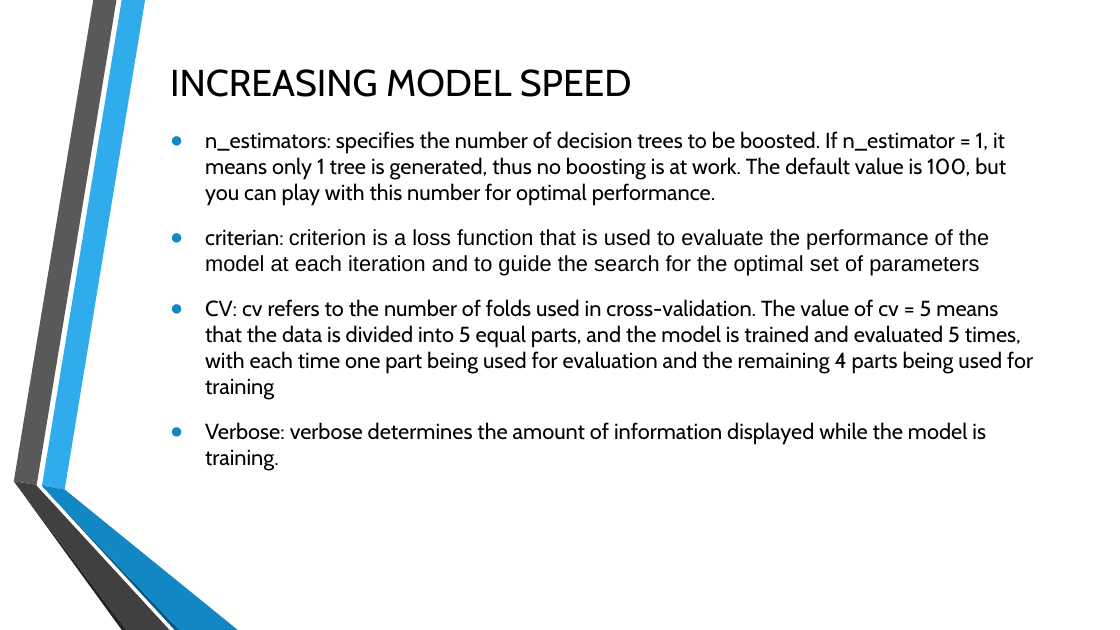
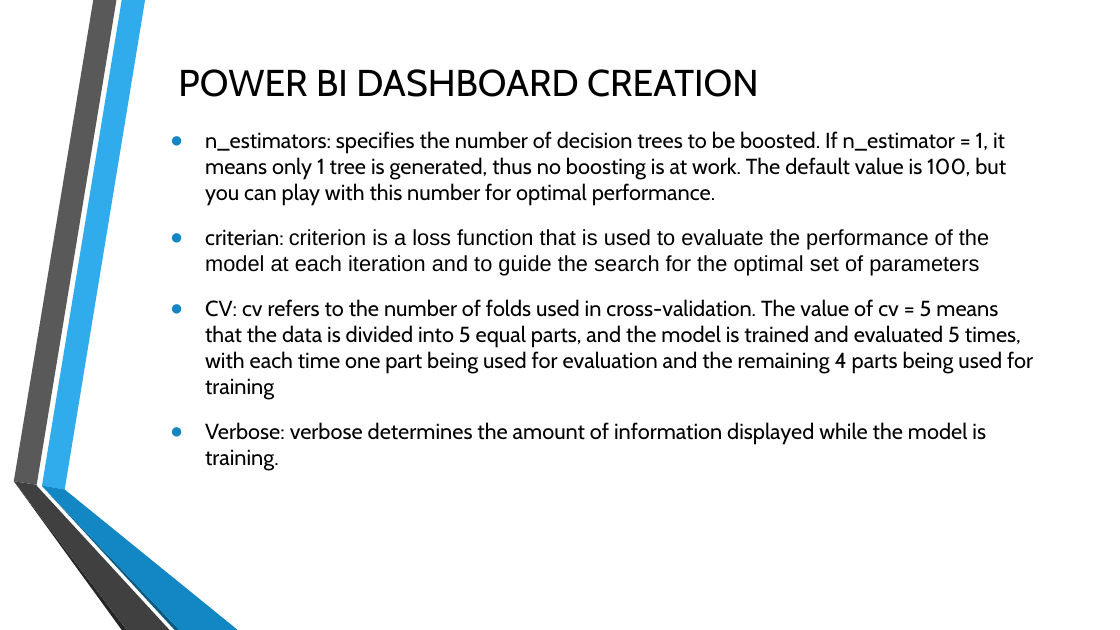
Before and after one commit to krishnan5307/Amazon-sales-data-analytics, a slide deck: slide 8 of Final_Project_Report_amazon_sale_data_analytics.pptx (slide 7 before the commit). Drawn at 1120x630 pixels with LibreOffice and Linux fonts; fonts in the diff are those of the drawing; background and template pictures are left out. Boxes give left, top, right and bottom in pixels: in the first picture for what was removed or moved away, otherwise in the second. Text is boxed around its words. In the diff, an @@ line names an element or a change of style, - is before the commit and + after.

```diff
--- a/Final_Project_Report_amazon_sale_data_analytics.pptx
+++ b/Final_Project_Report_amazon_sale_data_analytics.pptx
@@ title at <box>178,69,759,97</box>: text changed @@
-INCREASING MODEL SPEED
+POWER BI DASHBOARD CREATION
```
Also in this commit, not shown: 5 other slides changed, 2 slides added, 1 slide removed.
